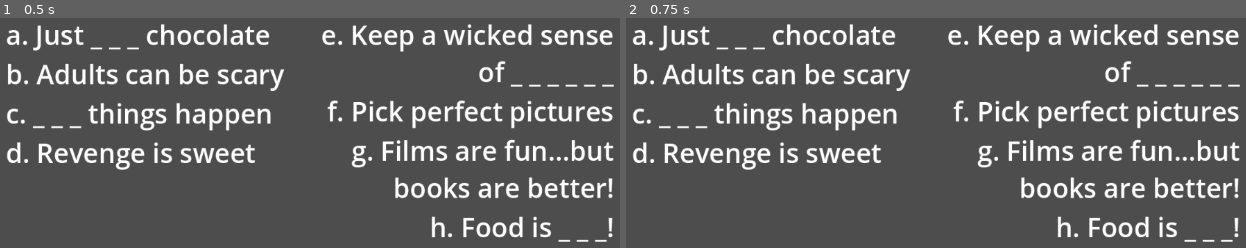
Above: before the commit, frames 1-2 (left to right).
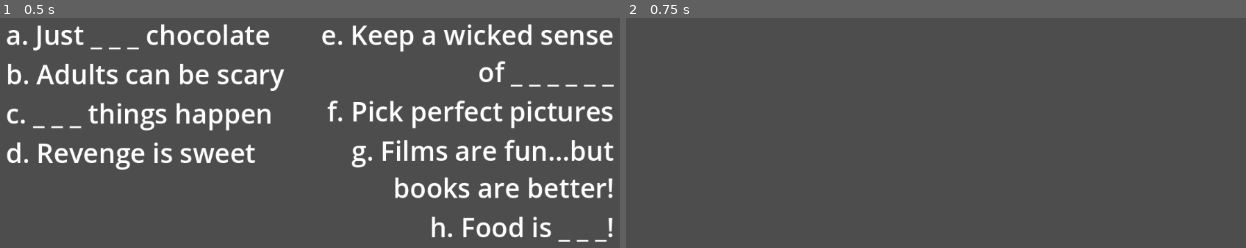
Above: after the commit, the same moments.

Repository: Jellybean42/MurderMysteryWMCJam
Game: Godot game, scene res://UI/CluesBook.tscn
Two runs of this game, one before a commit and one after it. Both use one fixed random seed, a clock stepped at 60 frames per second and the inputs below. This scene is started directly instead of the project's main scene.
Inputs (mouse positions are in pixels of both pictures, inside the frame that each line leads up to):
- Up to frame 1 (0.5 s): no input
- Up to frame 2 (0.75 s): tap Enter at 0.5 s; move the mouse to (1115, 153) at 0.52 s; hold Right (ui_right) from 0.53 s (still down); hold Tab (ui_focus_next) from 0.53 s (still down); click (1115, 153) at 0.67 s

Frame 1 is identical in both runs. In frame 2, 13% of the frame differs, in the area x 1-100%, y 2-98%.

Commit message:
clues book UI

Diff:
--- a/UI/CluesBook.tscn
+++ b/UI/CluesBook.tscn
@@ -1,4 +1,6 @@
-[gd_scene format=3 uid="uid://q1beou0o5bvn"]
+[gd_scene load_steps=2 format=3 uid="uid://q1beou0o5bvn"]
+
+[ext_resource type="Script" uid="uid://h4ewqbvmwcca" path="res://UI/clues_book.gd" id="1_05xhi"]
 
 [node name="CluesBook" type="Control"]
 layout_mode = 3
@@ -7,6 +9,7 @@
 anchor_bottom = 1.0
 grow_horizontal = 2
 grow_vertical = 2
+script = ExtResource("1_05xhi")
 
 [node name="HBoxContainer" type="HBoxContainer" parent="."]
 layout_mode = 1
--- /dev/null
+++ b/UI/clues_book.gd
@@ -0,0 +1,6 @@
+extends Control
+
+func _unhandled_input(event: InputEvent) -> void:
+	if event.is_action_pressed("ui_focus_next"):
+		visible = not visible
+		set_process_input(visible) # optional: stops blocking input when hidden
Not shown, added: UI/clues_book.gd.uid
